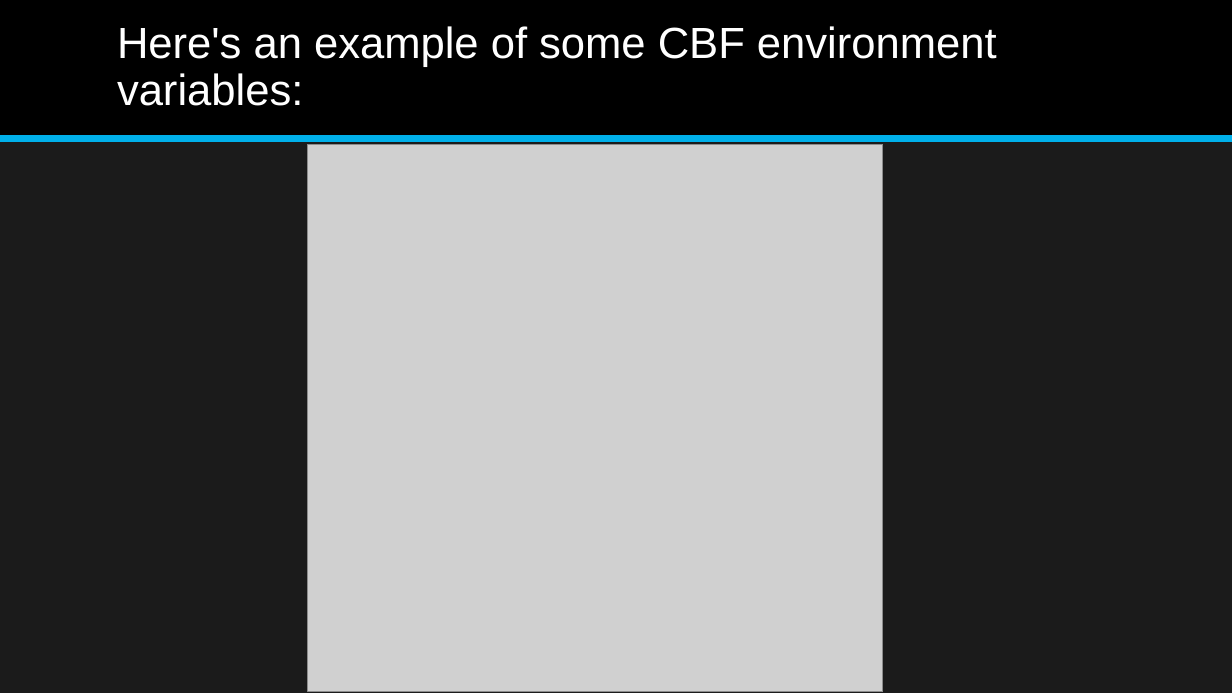
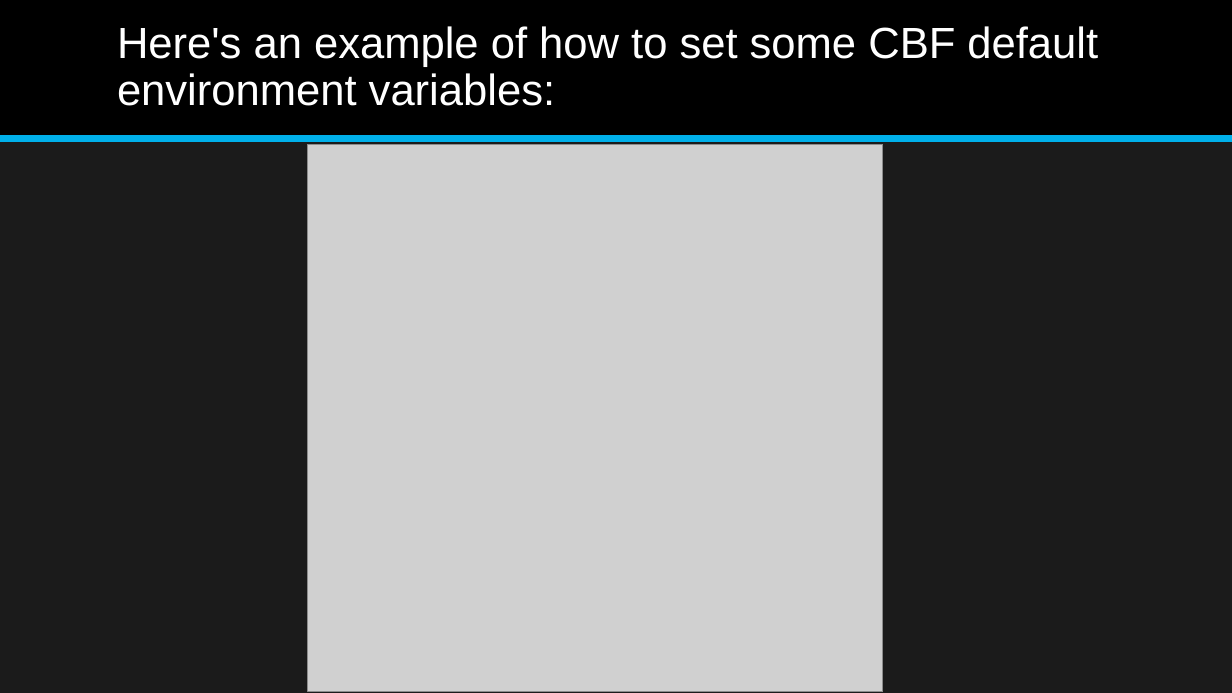
Before and after one commit to jonathan-r-jones/Composable-Batch-Files, a slide deck: slide 9 of Composable Batch File Helper.pptx. Drawn at 1232x693 pixels with LibreOffice and Linux fonts; fonts in the diff are those of the drawing; grey boxes stand for pictures. Boxes give left, top, right and bottom in pixels: in the first picture for what was removed or moved away, otherwise in the second. Text is boxed around its words. In the diff, an @@ line names an element or a change of style, - is before the commit and + after.

```diff
--- a/Composable Batch File Helper.pptx
+++ b/Composable Batch File Helper.pptx
@@ title at (117,26,1098,106): text changed @@
-Here's an example of some CBF environment variables:
+Here's an example of how to set some CBF default environment variables:
```
Also in this commit, not shown: 1 other slide changed, 5 slides added, 1 slide removed, 2 other files.
